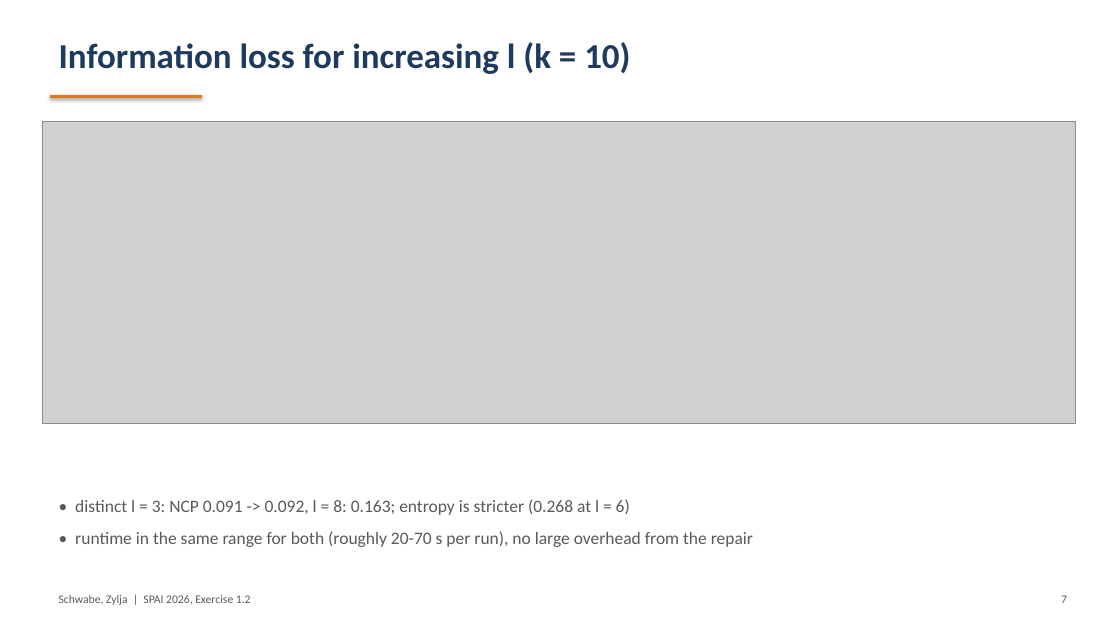
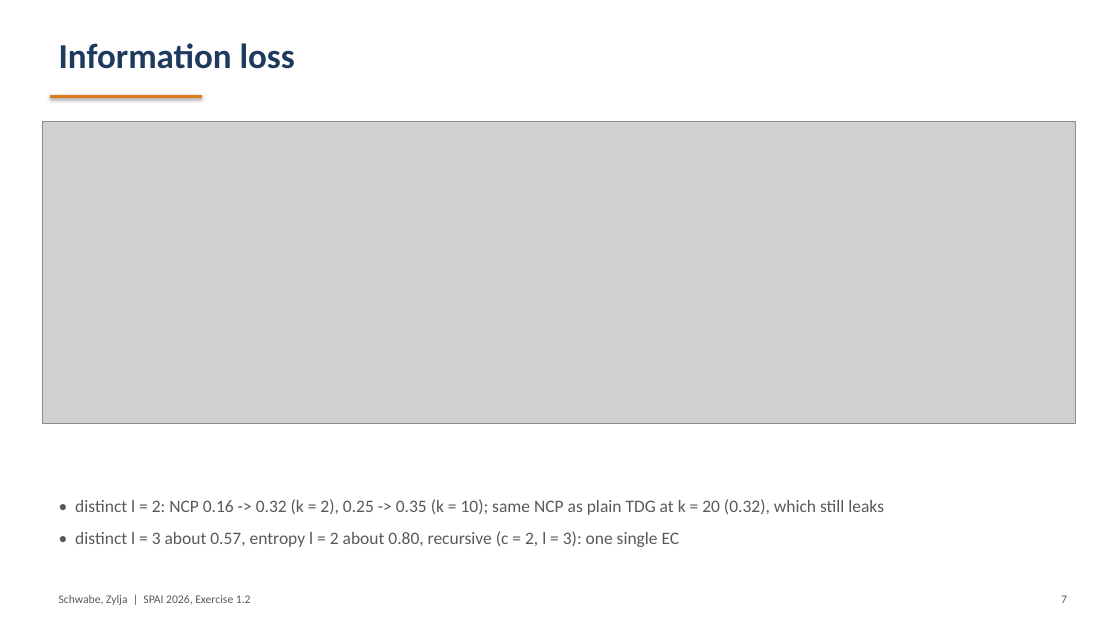
Before and after one commit to ds25m009-Lara-Schwabe/SPAI-l_Diversity, a slide deck: slide 7 of report/SPAI_Exercise1_2_TopDown_l-diversity_slides.pptx. Drawn at 1120x630 pixels with LibreOffice and Linux fonts; fonts in the diff are those of the drawing; grey boxes stand for pictures. Boxes give left, top, right and bottom in pixels: in the first picture for what was removed or moved away, otherwise in the second. Text is boxed around its words. In the diff, an @@ line names an element or a change of style, - is before the commit and + after.

Commit message:
Switch experiments to cahousing, fix classifier evaluation
- experiments on cahousing (SA = ocean_proximity): TDG vs TDG + distinct
  l = 2, 3 and entropy l = 2 for k = 2 ... 100, reject / retry / repair
  comparison, recursive (c, l)
- new privacy metric: share of records with the majority SA value of their EC
- classifier evaluation: numbers with minus sign or decimal point became 0,
  rows were matched with labels by position instead of ID, '*' now uses
  the mean of the attribute
- report, slides and README updated

```diff
--- a/report/SPAI_Exercise1_2_TopDown_l-diversity_slides.pptx
+++ b/report/SPAI_Exercise1_2_TopDown_l-diversity_slides.pptx
@@ text at <box>59,43,295,69</box>: text changed @@
-Information loss for increasing l (k = 10)
+Information loss
@@ text at <box>75,499,884,547</box>: text changed @@
-• distinct l = 3: NCP 0.091 -> 0.092, l = 8: 0.163; entropy is stricter (0.268 at l = 6)
-• runtime in the same range for both (roughly 20-70 s per run), no large overhead from the repair
+• distinct l = 2: NCP 0.16 -> 0.32 (k = 2), 0.25 -> 0.35 (k = 10); same NCP as plain TDG at k = 20 (0.32), which still leaks
+• distinct l = 3 about 0.57, entropy l = 2 about 0.80, recursive (c = 2, l = 3): one single EC
```
Also in this commit, not shown: 6 other slides changed, 1 slide added, 1 slide removed, 26 other files.
